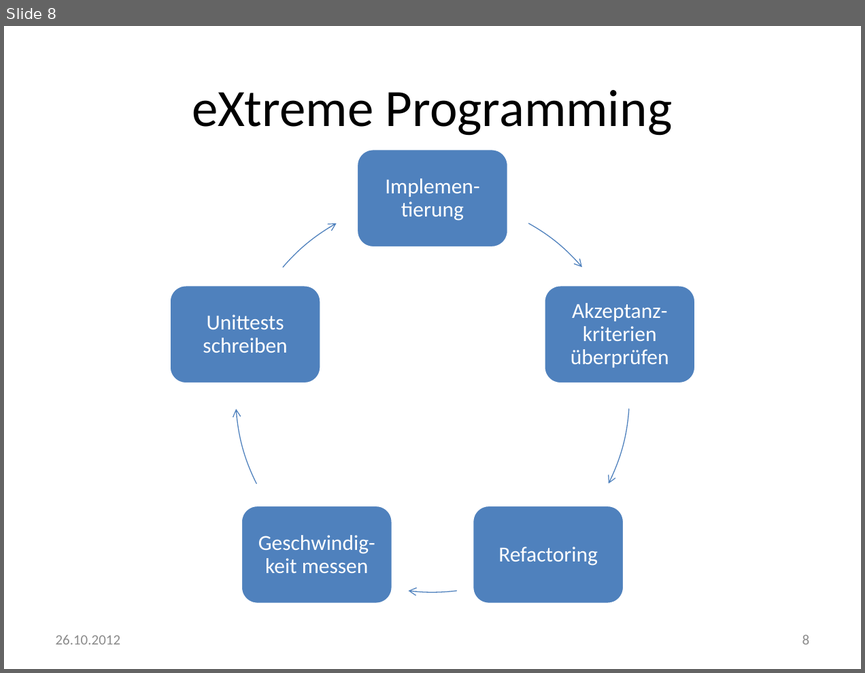
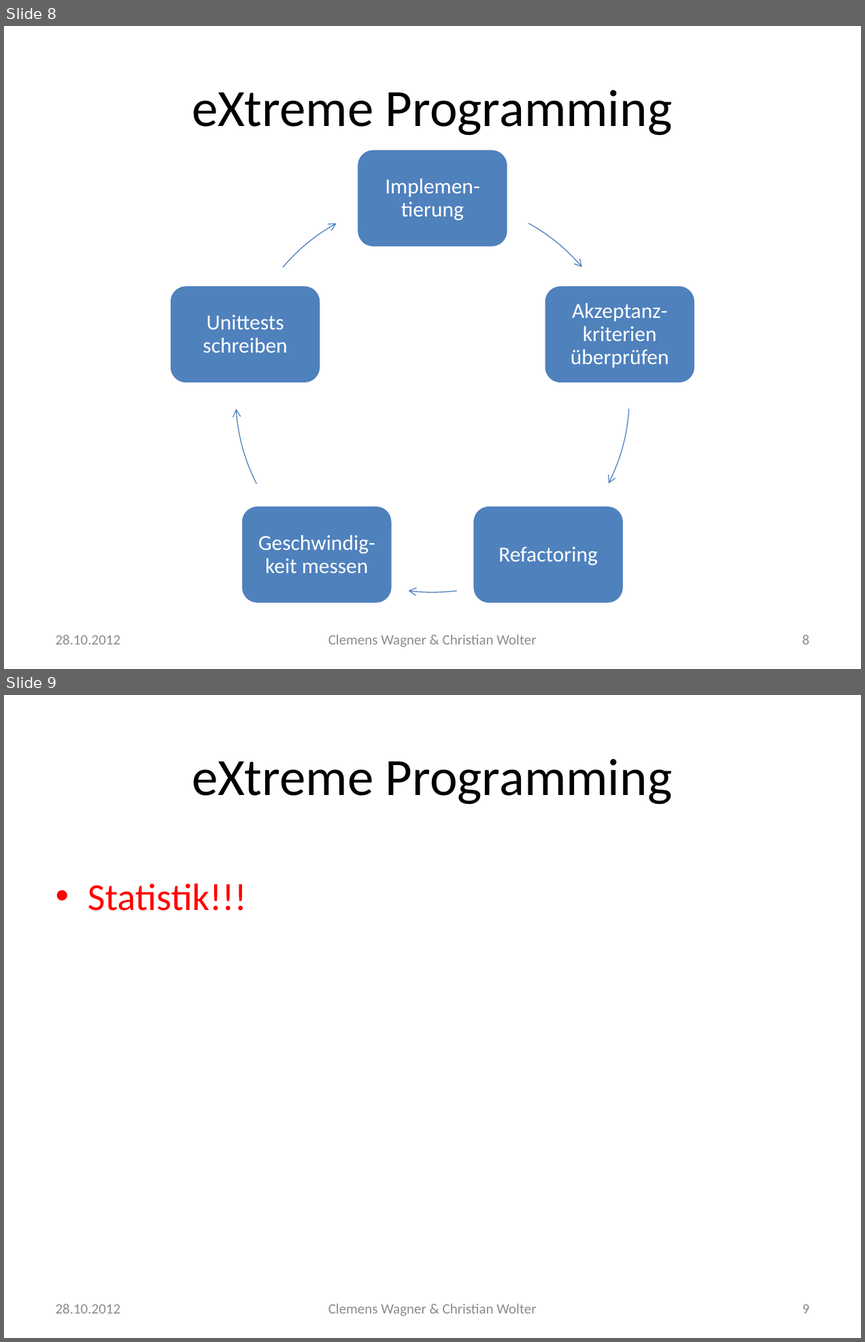
Before and after one commit to dev693/ants, a slide deck: Ants/src/doku/präsentation.pptx. Shown one above the other, each under a label of ours: slide 8 before the commit, slides 8 and 9 after it. The pictures are 865x673 and 865x1342 pixels, drawn with LibreOffice and Linux fonts; fonts in the diff are those of the drawing. Boxes give left, top, right and bottom in pixels: in the first picture for what was removed or moved away, otherwise in the second. Text is boxed around its words. In the diff, an @@ line names an element or a change of style, - is before the commit and + after.

Commit message:
-tooltips: wertempfehlungen angepasst -präsentation: hinweis eingefügt --> statistiken sollten eingefügt werden! -konzept für programmvorführung erstellt

```diff
--- a/Ants/src/doku/präsentation.pptx
+++ b/Ants/src/doku/präsentation.pptx
@@ slide 9 added at (4, 695, 861, 1338), background #FFFFFF @@
@@ title added at (192, 759, 672, 804), 44 pt, text #000000 @@
+eXtreme Programming
@@ text added at (88, 883, 247, 911), 32 pt, text #FF0000 @@
+• Statistik!!!
@@ text added at (56, 1304, 121, 1313), 12 pt, text #8C8C8C @@
+28.10.2012
@@ text added at (328, 1303, 536, 1316), 12 pt, text #8C8C8C @@
+Clemens Wagner & Christian Wolter
@@ page number added at (802, 1304, 810, 1313), 12 pt, text #8C8C8C @@
+9
@@ slide 8 changed as well @@
@@ text at (56, 635, 121, 644): text changed @@
-26.10.2012
+28.10.2012
@@ text added at (328, 634, 536, 647), 12 pt, text #8C8C8C @@
+Clemens Wagner & Christian Wolter
```
Also in this commit, not shown: 14 other slides changed, 3 other files.
